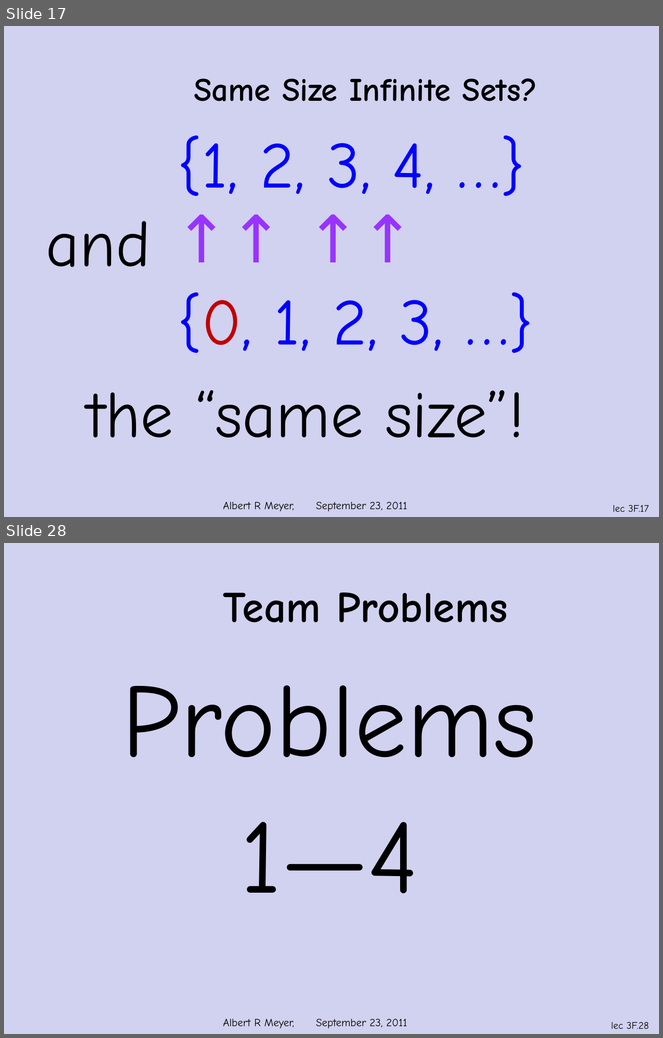
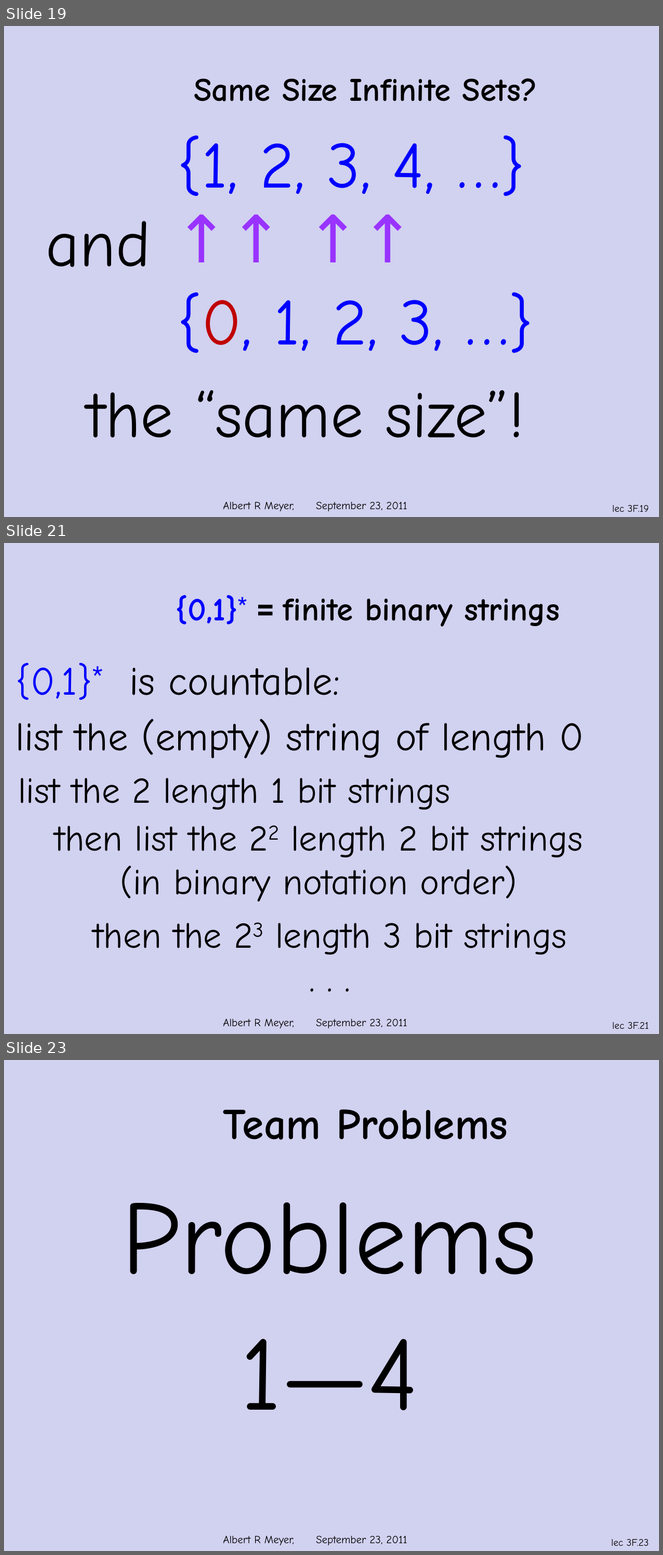
Before and after one commit to armeyer/mcs_web, a slide deck: fall11/slidesF11/slides3f.pptx. Shown one above the other, each under a label of ours: slides 17 and 28 before the commit, slides 19, 21 and 23 after it; the slides between them are not shown. The pictures are 663x1038 and 663x1555 pixels, drawn with LibreOffice and Linux fonts; fonts in the diff are those of the drawing; background and template pictures are left out. Boxes give left, top, right and bottom in pixels: in the first picture for what was removed or moved away, otherwise in the second. Text is boxed around its words. In the diff, an @@ line names an element or a change of style, - is before the commit and + after.

```diff
--- a/fall11/slidesF11/slides3f.pptx
+++ b/fall11/slidesF11/slides3f.pptx
@@ slide 21 added at [4, 543, 659, 1034], background #D1D1F0; not listed: 2 template elements that a slide beside it also shows @@
@@ title added at [175, 595, 560, 627], 36 pt, text #000000, bold @@
+{0,1}* = finite binary strings
@@ text added at [16, 663, 584, 759], 44 pt, text #000000 @@
+{0,1}* is countable:
+list the (empty) string of length 0
@@ text added at [18, 778, 451, 810], 40 pt, text #000000 @@
+list the 2 length 1 bit strings
@@ text added at [54, 826, 583, 902], 40 pt, text #000000 @@
+then list the 22 length 2 bit strings
+(in binary notation order)
@@ text added at [93, 923, 567, 955], 40 pt, text #000000 @@
+then the 23 length 3 bit strings
+. . .
@@ what was slide 17 is now slide 19 @@
@@ page number at [612, 505, 649, 512]: text changed @@
-lec 3F.17
+lec 3F.19
@@ what was slide 28 is now slide 23 @@
@@ page number at [611, 1539, 649, 1546]: text changed @@
-lec 3F.28
+lec 3F.23
```
Also in this commit, not shown: 7 slides changed, 1 other slide added, 7 slides removed, 1 other file.
